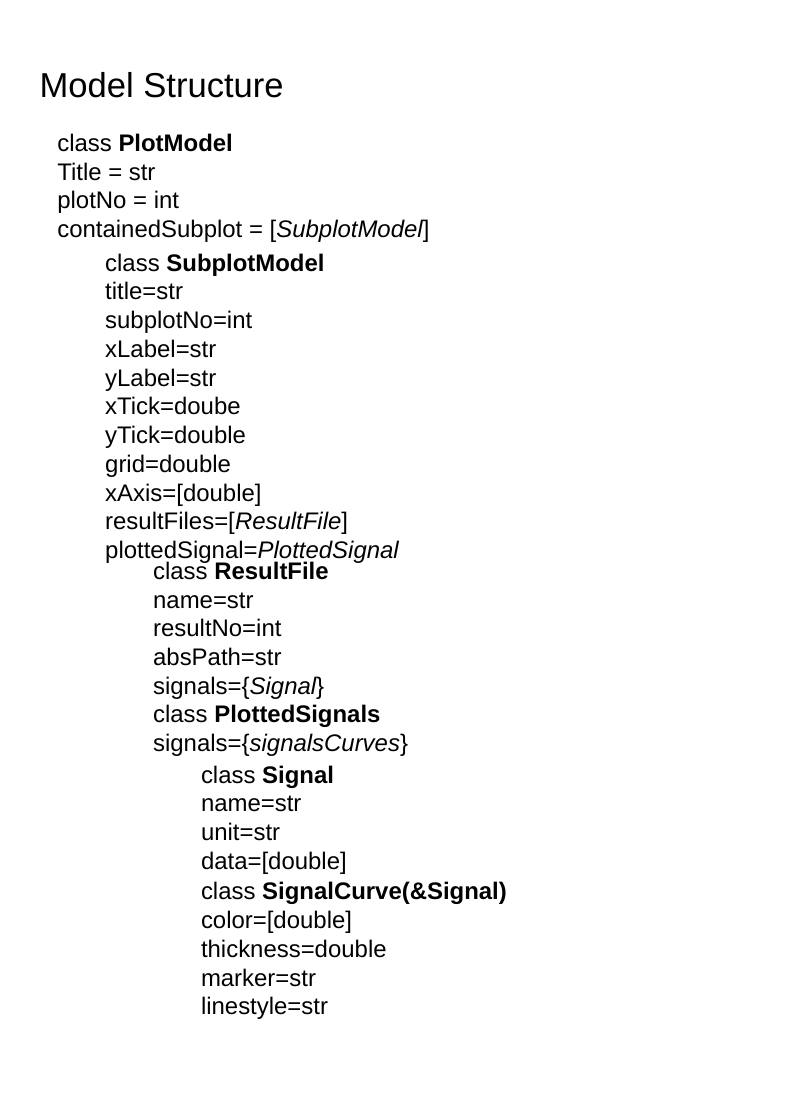
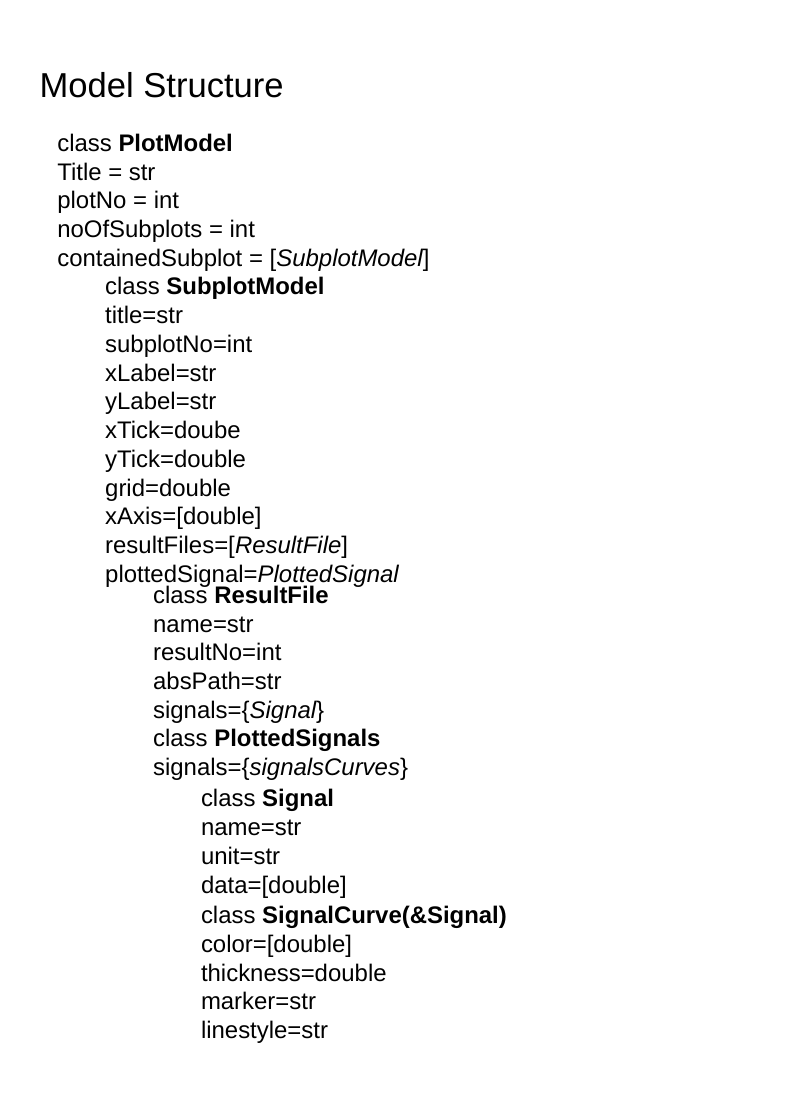
Before and after one commit to fzappate/MidnightScienceGUI, a slide deck: slide 3 of docs/GUI Guide.odp. Drawn at 792x1120 pixels with LibreOffice and Linux fonts; fonts in the diff are those of the drawing. Boxes give left, top, right and bottom in pixels: in the first picture for what was removed or moved away, otherwise in the second. Text is boxed around its words. In the diff, an @@ line names an element or a change of style, - is before the commit and + after.

```diff
--- a/docs/GUI Guide.odp
+++ b/docs/GUI Guide.odp
@@ text at bbox=[57, 219, 255, 242]: paragraph added @@
+noOfSubplots = int
@@ 5 texts: place and size @@
-5 texts at bbox=[105, 253, 507, 1019]
+5 texts at bbox=[105, 276, 507, 1043]
```
Also in this commit, not shown: 1 other slide changed, 3 other files.
